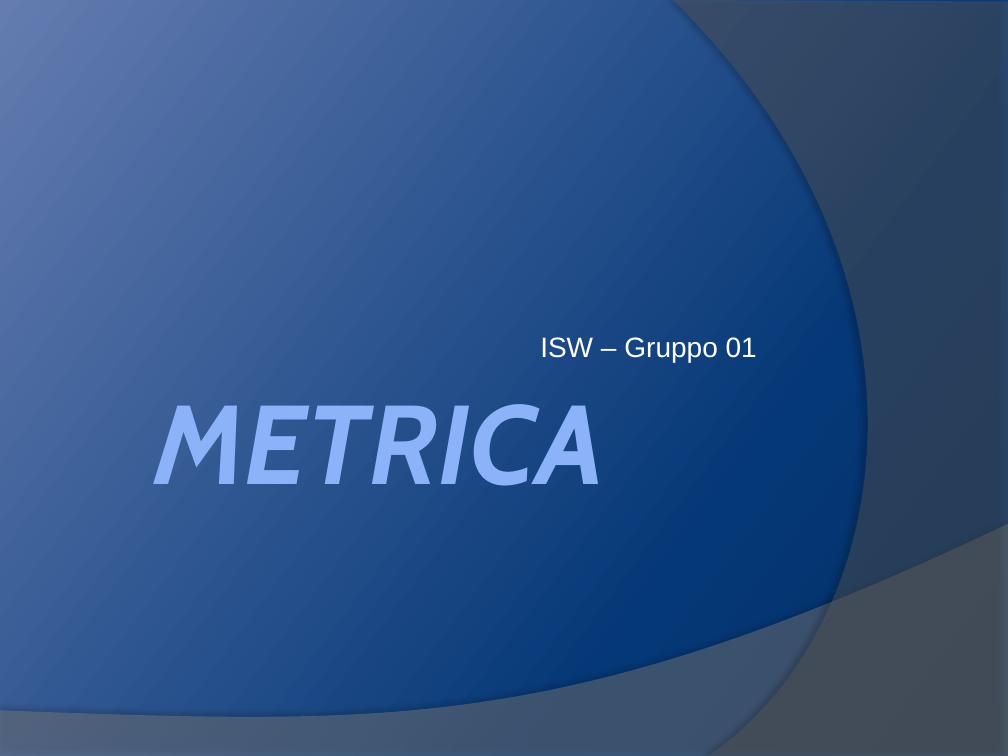
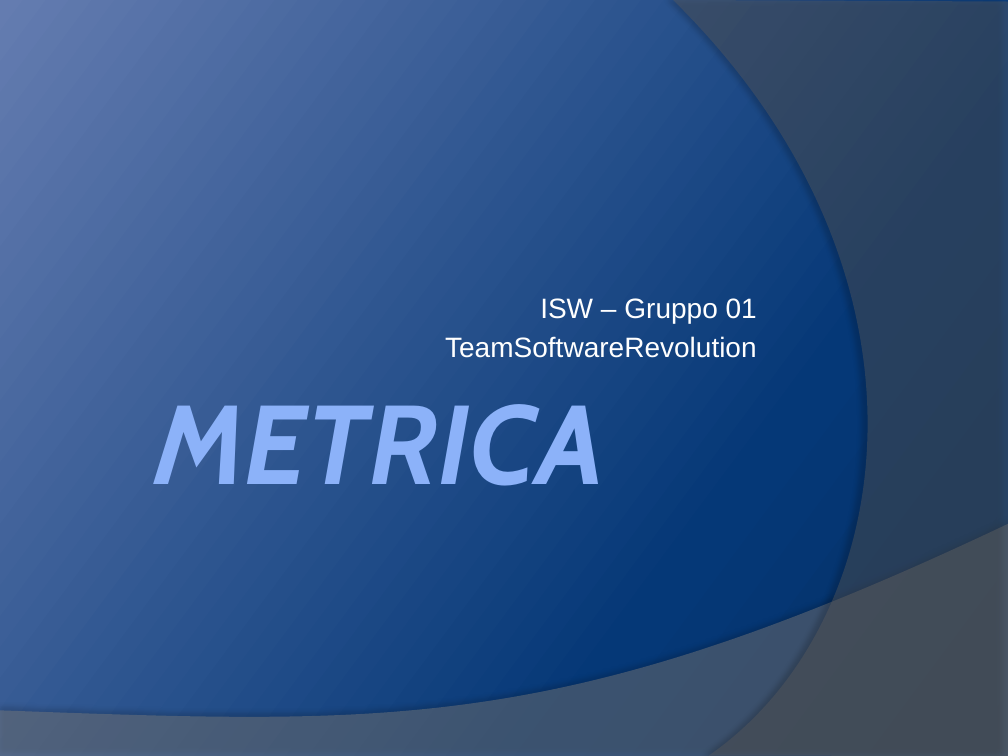
Before and after one commit to yan0z/ISW, a slide deck: slide 1 of Quesito 2 Team/1.ISW-Metrica.pptx. Drawn at 1008x756 pixels with LibreOffice and Linux fonts; fonts in the diff are those of the drawing. Boxes give left, top, right and bottom in pixels: in the first picture for what was removed or moved away, otherwise in the second. Text is boxed around its words. In the diff, an @@ line names an element or a change of style, - is before the commit and + after.

```diff
--- a/Quesito 2 Team/1.ISW-Metrica.pptx
+++ b/Quesito 2 Team/1.ISW-Metrica.pptx
@@ subtitle at (x1=445, y1=336, x2=757, y2=358): paragraph added @@
+TeamSoftwareRevolution
```
Also in this commit, not shown: 11 other slides changed.
